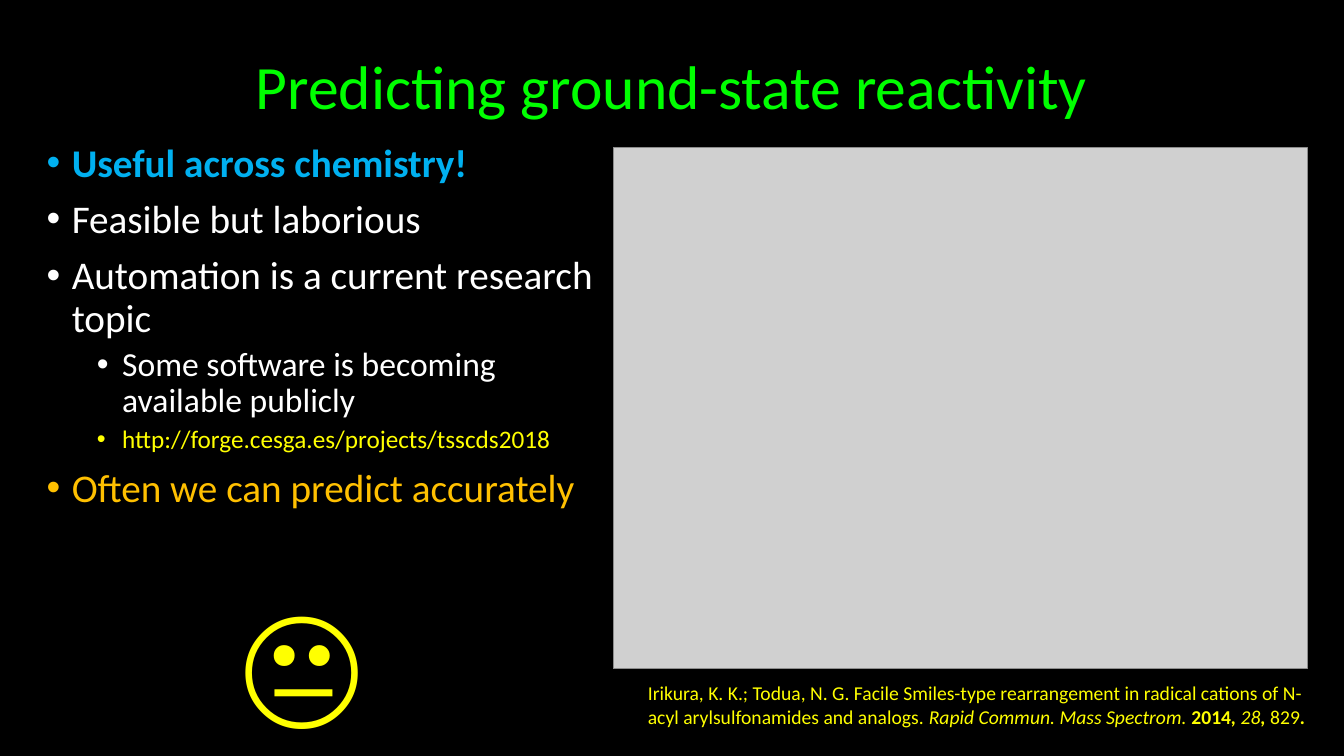
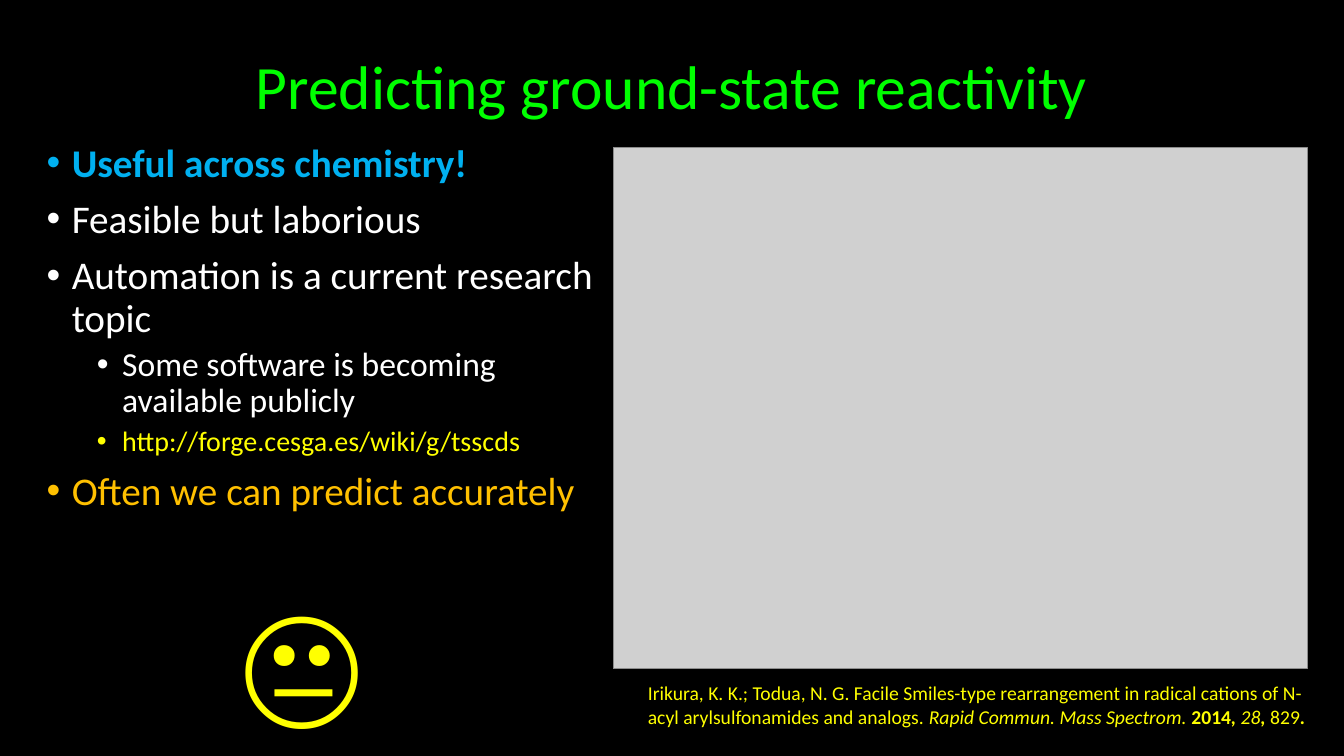
Before and after one commit to kkinist/ACS_Boston_2018, a slide deck: slide 17 of ACS_Boston_2018_Irikura.pptx. Drawn at 1344x756 pixels with LibreOffice and Linux fonts; fonts in the diff are those of the drawing; grey boxes stand for pictures. Boxes give left, top, right and bottom in pixels: in the first picture for what was removed or moved away, otherwise in the second. Text is boxed around its words. In the diff, an @@ line names an element or a change of style, - is before the commit and + after.

```diff
--- a/ACS_Boston_2018_Irikura.pptx
+++ b/ACS_Boston_2018_Irikura.pptx
@@ text at box(122, 431, 520, 456): text changed; size 18 to 20 pt @@
-  • http://forge.cesga.es/projects/tsscds2018
+  • http://forge.cesga.es/wiki/g/tsscds
```
Also in this commit, not shown: 1 other slide changed, 1 other file.
